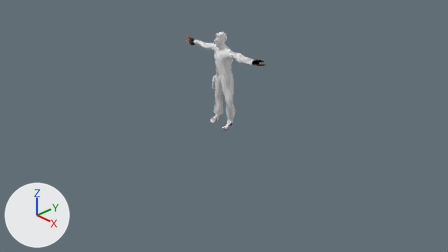
The Blender file resources/blender/actual_with_poses.blend, before and after one commit.
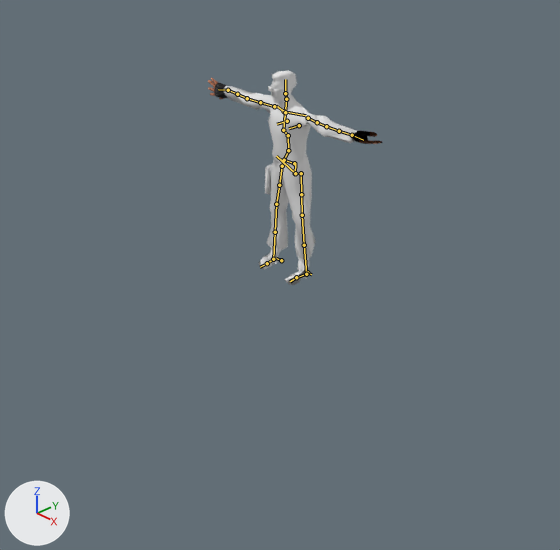
Each version is shown from the file's camera 'Camera', then close up on the part from 20% to 78% of the width and 0% to 100% of the height. Arrows for +X, +Y and +Z are at lower left; the lights stay in place. The older version's two pictures come first. The bones that change, and the others that lie on the model, are drawn over the model as lines in the close-ups.

Objects in the first close-up: 'Leet_Full'.
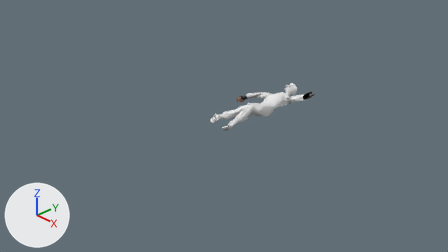
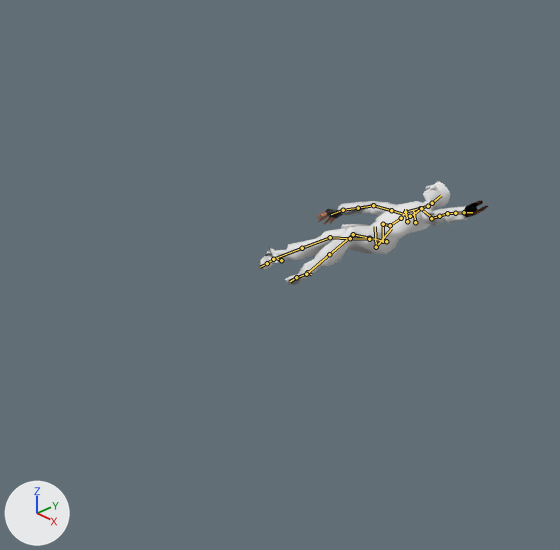
The newer file adds an action. The first version stands in its rest pose; the second is drawn at frame 6 of the action 'Death'.

Boxes (x1, y1, x2, y2) around the edits, measured in the close-ups (560 x 550 px):
'Leet_Full', posed (32% wider, 51% shorter): before (208, 70, 382, 285); after (258, 181, 488, 285)

The change, as a diff of the scene's bpy script:
```diff
--- a/resources/blender/actual_with_poses.blend.py
+++ b/resources/blender/actual_with_poses.blend.py
@@ bone_torso @@
 bone_torso = bpy.data.objects['rig'].pose.bones['torso']  # child of 'MCH-torso.parent'
-bone_torso.location = (0.0, 0.0, 0.0)
-bone_torso.rotation_quaternion = (1.0, 0.0, 0.0, 0.0)  # degrees (0, 0, 0)
+bone_torso.location = (0.358, 0.742, -0.732)
+bone_torso.rotation_quaternion = (0.8, -0.583, -0.075, -0.122)  # degrees (-71, -15, -6)
@@ bone_chest @@
 bone_chest = bpy.data.objects['rig'].pose.bones['chest']  # child of 'torso'
-bone_chest.location = (0.0, 0.0, 0.0)
-bone_chest.rotation_quaternion = (1.0, 0.0, 0.0, 0.0)  # degrees (0, 0, 0)
+bone_chest.location = (-0.006, -0.011, 0.001)
+bone_chest.rotation_quaternion = (0.995, -0.085, 0.043, -0.025)  # degrees (-10, 5, -3)
@@ bone_spine_fk_003 @@
 bone_spine_fk_003 = bpy.data.objects['rig'].pose.bones['spine_fk.003']  # child of 'MCH-spine.003'
-bone_spine_fk_003.location = (0.0, 0.0, 0.0)
-bone_spine_fk_003.rotation_quaternion = (1.0, 0.0, 0.0, 0.0)  # degrees (0, 0, 0)
+bone_spine_fk_003.location = (0.006, -0.007, -0.007)
+bone_spine_fk_003.rotation_quaternion = (0.995, -0.084, -0.037, -0.038)  # degrees (-9, -5, -4)
@@ bone_forearm_fk_l @@
 bone_forearm_fk_l = bpy.data.objects['rig'].pose.bones['forearm_fk.L']  # child of 'upper_arm_fk.L'
-bone_forearm_fk_l.rotation_quaternion = (1.0, 0.0, 0.0, 0.0)  # degrees (0, 0, 0)
+bone_forearm_fk_l.rotation_quaternion = (0.529, 0.004, 0.848, -0.044)  # degrees (9, 116, 5)
@@ bone_upper_arm_fk_r @@
 bone_upper_arm_fk_r = bpy.data.objects['rig'].pose.bones['upper_arm_fk.R']  # child of 'MCH-upper_arm_parent.R'
-bone_upper_arm_fk_r.rotation_quaternion = (1.0, 0.0, 0.0, 0.0)  # degrees (0, 0, 0)
+bone_upper_arm_fk_r.rotation_quaternion = (0.007, -0.02, 0.999, 0.03)  # degrees (-3, 179, 2)
@@ bone_forearm_fk_r @@
 bone_forearm_fk_r = bpy.data.objects['rig'].pose.bones['forearm_fk.R']  # child of 'upper_arm_fk.R'
-bone_forearm_fk_r.rotation_quaternion = (1.0, 0.0, 0.0, 0.0)  # degrees (0, 0, 0)
+bone_forearm_fk_r.rotation_quaternion = (0.959, 0.037, -0.257, 0.116)  # degrees (1, -30, 14)
@@ bone_hand_fk_r @@
 bone_hand_fk_r = bpy.data.objects['rig'].pose.bones['hand_fk.R']  # child of 'MCH-hand_fk.R'
-bone_hand_fk_r.rotation_quaternion = (1.0, 0.0, 0.0, 0.0)  # degrees (0, 0, 0)
+bone_hand_fk_r.rotation_quaternion = (0.688, 0.602, -0.159, -0.373)  # degrees (77, 13, -46)
```
